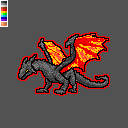
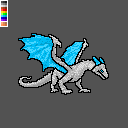
Layers edited between the first and the second w=128, h=128 image:
removed layer "Livello 13" over (18, 33, 109, 95)
added layer "Livello 15" above "Livello 14" over (18, 33, 109, 95)
hid "Livello 14", painted on it over (17, 32, 110, 96)
